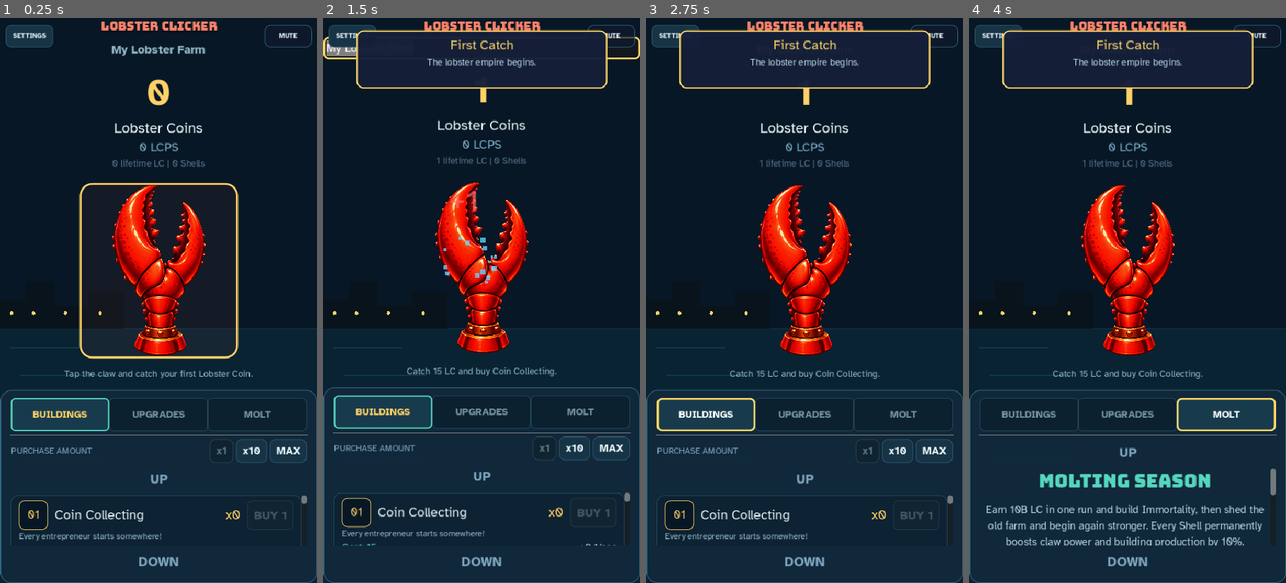
Above: before the commit, frames 1-4 (left to right).
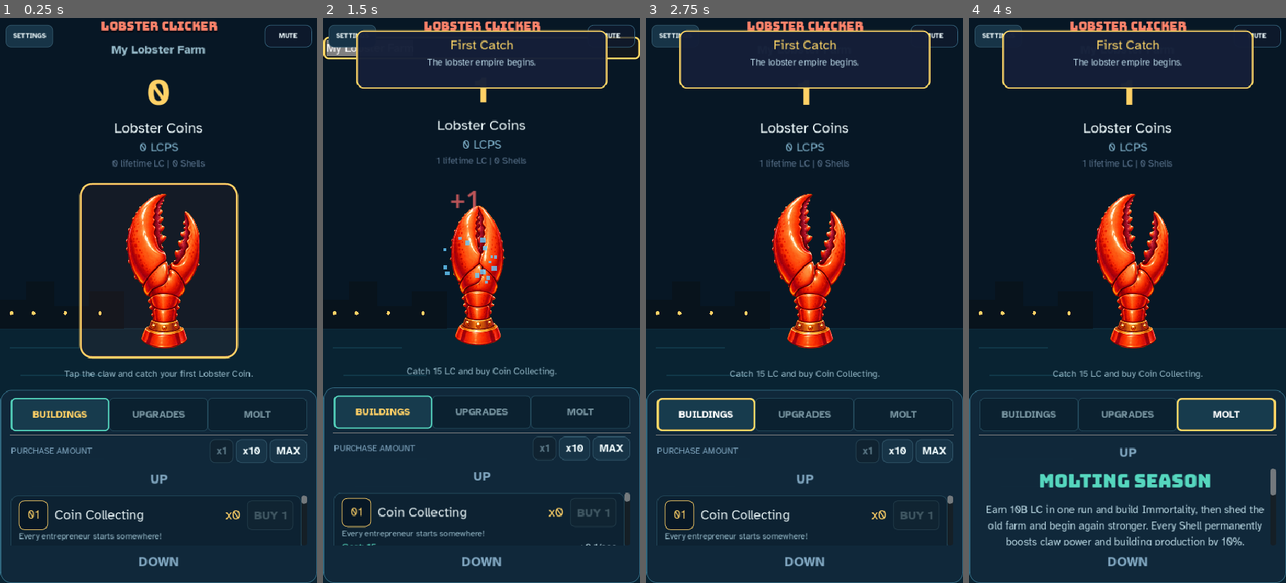
Above: after the commit, the same moments.

Repository: thecryptomasters/lobster-clicker
Game: Godot game, scene res://scenes/main.tscn
The game is run twice, just before and just after one commit, with the same random seed, the same clock (stepped at 60 frames per second) and the same inputs.
Inputs (mouse positions are in pixels of both pictures, inside the frame that each line leads up to):
- Up to frame 1 (0.25 s): no input
- Up to frame 2 (1.5 s): click "My Lobster Farm" at 0.5 s; click (481, 266) at 1.25 s
- Up to frame 3 (2.75 s): click "BUILDINGS" at 2 s
- Up to frame 4 (4 s): click "UPGRADES" at 2.75 s; click "MOLT" at 3.5 s

The runs differ from the first frame. In frame 1, 4.7% of the frame differs, in the area x 35-65%, y 29-60%; in frame 2, 4.8%; in frame 3, 4.7%; in frame 4, 4.7%.

Commit message:
feat: animate hero claw with drawn pinch frames

Diff:
--- a/scenes/main.gd
+++ b/scenes/main.gd
@@ -10,6 +10,14 @@
 const UiFont := preload("res://assets/fonts/atkinson-hyperlegible/AtkinsonHyperlegible-Regular.ttf")
 const UiBoldFont := preload("res://assets/fonts/atkinson-hyperlegible/AtkinsonHyperlegible-Bold.ttf")
 const DisplayFont := preload("res://assets/fonts/bungee/Bungee-Regular.ttf")
+const ClawPinchFrames: Array[Texture2D] = [
+	preload("res://assets/art/ui/claw_animation/claw_pinch_0.png"),
+	preload("res://assets/art/ui/claw_animation/claw_pinch_1.png"),
+	preload("res://assets/art/ui/claw_animation/claw_pinch_2.png"),
+	preload("res://assets/art/ui/claw_animation/claw_pinch_3.png"),
+	preload("res://assets/art/ui/claw_animation/claw_pinch_4.png"),
+	preload("res://assets/art/ui/claw_animation/claw_pinch_5.png"),
+]
 
 const DEEP_HARBOR := Color("#071725")
 const DOCK_NAVY := Color("#10283a")
@@ -80,19 +88,17 @@
 var _toast_tween: Tween
 var _boost_ui_timer: float = 0.0
 var _claw_bump_tween: Tween
-var _claw_pinch_tween: Tween
 var _sfx_players: Array[AudioStreamPlayer] = []
 var _next_sfx_player: int = 0
 
-# Animation: move pincers via X position (no rotation!)
-const OPEN_X := 22.0
-const SHUT_X := 3.0
-const SNAP_SPEED := 14.0
-const OPEN_SPEED := 3.5
+# Hand-drawn animation timing: anticipation, close, impact, recoil, recovery, idle.
+const CLAW_FRAME_SEQUENCE: Array[int] = [1, 2, 3, 4, 5, 0]
+const CLAW_FRAME_DURATIONS: Array[float] = [0.055, 0.045, 0.075, 0.055, 0.07, 0.0]
 
 enum ClawState { IDLE, SNAPPING, OPENING }
 var claw_state: int = ClawState.IDLE
 var claw_progress: float = 0.0
+var _claw_animation_index: int = 0
 
 enum Tab { BUILDINGS, UPGRADES, CONSUMABLES, MOLT }
 var current_tab: int = Tab.BUILDINGS
@@ -160,9 +166,7 @@
 	# Load farm name
 	farm_name_button.text = GameManager.farm_name
 
-	# Set initial open position
-	left_pincer.position.x = -OPEN_X
-	right_pincer.position.x = OPEN_X
+	hero_claw.texture = ClawPinchFrames[0]
 
 	# Populate buildings
 	for i in range(GameManager.building_defs.size()):
@@ -197,8 +201,6 @@
 		_toast_tween.kill()
 	if _claw_bump_tween and _claw_bump_tween.is_valid():
 		_claw_bump_tween.kill()
-	if _claw_pinch_tween and _claw_pinch_tween.is_valid():
-		_claw_pinch_tween.kill()
 	if music_player:
 		music_player.stop()
 		music_player.stream = null
@@ -250,31 +252,7 @@
 			_last_width = real_width
 			_apply_layout()
 
-	# Drive claw animation every frame via position
-	match claw_state:
-		ClawState.SNAPPING:
-			claw_progress += delta * SNAP_SPEED
-			if claw_progress >= 1.0:
-				claw_progress = 0.0
-				claw_state = ClawState.OPENING
-				left_pincer.position.x = -SHUT_X
-				right_pincer.position.x = SHUT_X
-			else:
-				var t := claw_progress
-				left_pincer.position.x = lerpf(-OPEN_X, -SHUT_X, t)
-				right_pincer.position.x = lerpf(OPEN_X, SHUT_X, t)
-
-		ClawState.OPENING:
-			claw_progress += delta * OPEN_SPEED
-			if claw_progress >= 1.0:
-				claw_progress = 0.0
-				claw_state = ClawState.IDLE
-				left_pincer.position.x = -OPEN_X
-				right_pincer.position.x = OPEN_X
-			else:
-				var t := 1.0 - pow(1.0 - claw_progress, 2.0)
-				left_pincer.position.x = lerpf(-SHUT_X, -OPEN_X, t)
-				right_pincer.position.x = lerpf(SHUT_X, OPEN_X, t)
+	_update_claw_animation(delta)
 
 	# Flash upgrades tab
 	if _flash_active:
@@ -774,24 +752,35 @@
 	_play_sfx(ClawSnapSfx)
 	if GameManager.reduced_motion:
 		return
-	claw_state = ClawState.SNAPPING
-	claw_progress = 0.0
+	_start_claw_animation()
 	_spawn_float_text(amount)
 	particles.restart()
 	particles.emitting = true
 	if _claw_bump_tween and _claw_bump_tween.is_valid():
 		_claw_bump_tween.kill()
-	if _claw_pinch_tween and _claw_pinch_tween.is_valid():
-		_claw_pinch_tween.kill()
-	var pinch_material := hero_claw.material as ShaderMaterial
-	if pinch_material:
-		pinch_material.set_shader_parameter("pinch_amount", 0.0)
-		_claw_pinch_tween = create_tween()
-		_claw_pinch_tween.set_trans(Tween.TRANS_QUAD)
-		_claw_pinch_tween.set_ease(Tween.EASE_OUT)
-		_claw_pinch_tween.tween_method(func(value: float): pinch_material.set_shader_parameter("pinch_amount", value), 0.0, 0.075, 0.075)
-		_claw_pinch_tween.set_ease(Tween.EASE_IN_OUT)
-		_claw_pinch_tween.tween_method(func(value: float): pinch_material.set_shader_parameter("pinch_amount", value), 0.075, 0.0, 0.16)
+
+func _start_claw_animation() -> void:
+	_claw_animation_index = 0
+	claw_progress = 0.0
+	claw_state = ClawState.SNAPPING
+	hero_claw.texture = ClawPinchFrames[CLAW_FRAME_SEQUENCE[0]]
+
+func _update_claw_animation(delta: float) -> void:
+	if claw_state == ClawState.IDLE:
+		return
+	claw_progress += delta
+	while claw_state != ClawState.IDLE and claw_progress >= CLAW_FRAME_DURATIONS[_claw_animation_index]:
+		claw_progress -= CLAW_FRAME_DURATIONS[_claw_animation_index]
+		_claw_animation_index += 1
+		if _claw_animation_index >= CLAW_FRAME_SEQUENCE.size():
+			_claw_animation_index = 0
+			claw_progress = 0.0
+			claw_state = ClawState.IDLE
+			hero_claw.texture = ClawPinchFrames[0]
+			return
+		if _claw_animation_index >= 3:
+			claw_state = ClawState.OPENING
+		hero_claw.texture = ClawPinchFrames[CLAW_FRAME_SEQUENCE[_claw_animation_index]]
 
 func _spawn_float_text(amount: float) -> void:
 	var label := Label.new()
--- a/scenes/main.tscn
+++ b/scenes/main.tscn
@@ -1,8 +1,8 @@
-[gd_scene load_steps=8 format=3 uid="uid://b1main_scene_001"]
+[gd_scene load_steps=6 format=3 uid="uid://b1main_scene_001"]
 
 [ext_resource type="Script" path="res://scenes/main.gd" id="1_script"]
 [ext_resource type="AudioStream" path="res://assets/music/lobster_lounge_loop.ogg" id="2_music"]
-[ext_resource type="Texture2D" path="res://assets/art/ui/hero_claw.png" id="3_hero_claw"]
+[ext_resource type="Texture2D" path="res://assets/art/ui/claw_animation/claw_pinch_0.png" id="3_hero_claw"]
 [ext_resource type="Script" path="res://scenes/harbor_backdrop.gd" id="4_harbor"]
 
 [sub_resource type="StyleBoxFlat" id="StyleBoxFlat_panel"]
@@ -21,13 +21,6 @@
 content_margin_right = 16.0
 content_margin_bottom = 12.0
 
-[sub_resource type="Shader" id="Shader_hero_pinch"]
-code = "shader_type canvas_item;\n\nuniform float pinch_amount : hint_range(0.0, 0.12) = 0.0;\n\nvoid fragment() {\n\tvec2 sample_uv = UV;\n\tfloat upper_claw = 1.0 - smoothstep(0.12, 0.82, UV.y);\n\tfloat center_guard = smoothstep(0.035, 0.12, abs(UV.x - 0.5));\n\tfloat direction = UV.x < 0.5 ? -1.0 : 1.0;\n\tsample_uv.x += direction * pinch_amount * upper_claw * center_guard;\n\tvec4 tex = texture(TEXTURE, sample_uv);\n\tif (sample_uv.x < 0.0 || sample_uv.x > 1.0) {\n\t\ttex.a = 0.0;\n\t}\n\tCOLOR = tex * COLOR;\n}\n"
-
-[sub_resource type="ShaderMaterial" id="ShaderMaterial_hero_pinch"]
-shader = SubResource("Shader_hero_pinch")
-shader_parameter/pinch_amount = 0.0
-
 [node name="Main" type="Control"]
 layout_mode = 3
 anchors_preset = 15
@@ -180,7 +173,6 @@
 grow_horizontal = 2
 grow_vertical = 2
 mouse_filter = 2
-material = SubResource("ShaderMaterial_hero_pinch")
 texture = ExtResource("3_hero_claw")
 expand_mode = 1
 stretch_mode = 5
--- a/tests/run_tests.gd
+++ b/tests/run_tests.gd
@@ -301,6 +301,16 @@
 	_expect(GameManager.total_lobsters == 123.0, "canceling reset preserves progress")
 	main_ui._do_click()
 	_expect(main_ui.claw_state == main_ui.ClawState.IDLE, "reduced motion skips claw animation")
+	GameManager.reduced_motion = false
+	var idle_claw_texture: Texture2D = main_ui.hero_claw.texture
+	main_ui._start_claw_animation()
+	_expect(main_ui.claw_state == main_ui.ClawState.SNAPPING, "drawn claw animation enters its snapping phase")
+	_expect(main_ui.hero_claw.texture != idle_claw_texture, "drawn claw animation replaces the idle artwork with an anticipation frame")
+	main_ui._update_claw_animation(0.07)
+	_expect(main_ui.hero_claw.texture == main_ui.ClawPinchFrames[2], "drawn claw animation reaches its closing frame")
+	main_ui._update_claw_animation(0.25)
+	_expect(main_ui.claw_state == main_ui.ClawState.IDLE, "drawn claw animation returns to idle after recovery")
+	_expect(main_ui.hero_claw.texture == idle_claw_texture, "drawn claw animation restores the idle artwork")
 	GameManager.reset_progress()
 	GameManager.total_lobsters = GameManager.get_building_cost(0)
 	GameManager.lobsters_changed.emit(GameManager.total_lobsters)
Binary file added: assets/art/ui/claw_animation/claw_pinch_0.png
Not shown, added: assets/art/ui/claw_animation/claw_pinch_0.png.import
Binary file added: assets/art/ui/claw_animation/claw_pinch_1.png
Not shown, added: assets/art/ui/claw_animation/claw_pinch_1.png.import
Binary file added: assets/art/ui/claw_animation/claw_pinch_2.png
Not shown, added: assets/art/ui/claw_animation/claw_pinch_2.png.import
Binary file added: assets/art/ui/claw_animation/claw_pinch_3.png
Not shown, added: assets/art/ui/claw_animation/claw_pinch_3.png.import
Binary file added: assets/art/ui/claw_animation/claw_pinch_4.png
Not shown, added: assets/art/ui/claw_animation/claw_pinch_4.png.import
Binary file added: assets/art/ui/claw_animation/claw_pinch_5.png
Not shown, added: assets/art/ui/claw_animation/claw_pinch_5.png.import
(and 6 more such lines)
